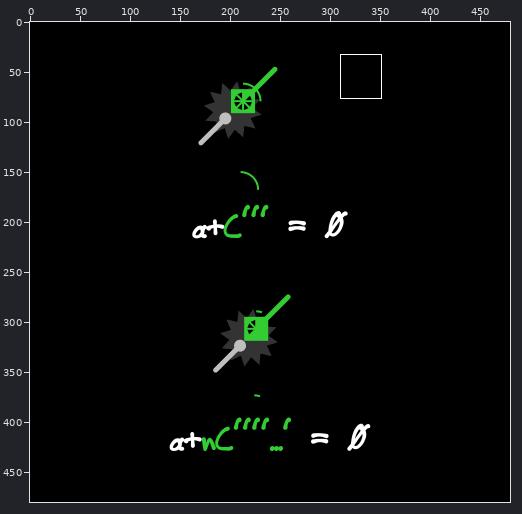
Sprite sheet -- assets/images/help/08.png. The picture above shows the old version from afar; the outline marks the close-up.
Close-up. The starting point:
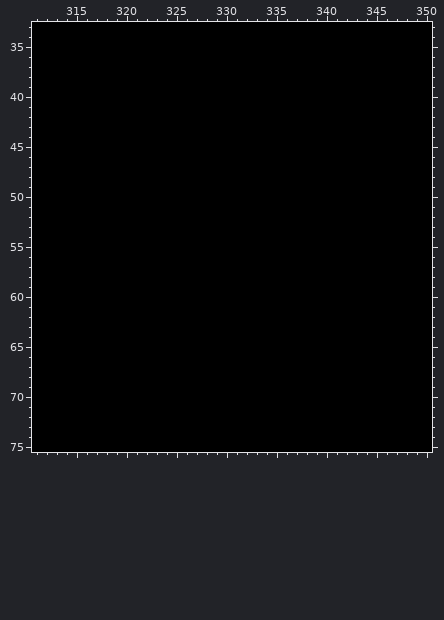
The file is 480x480 pixels. Colours within 5 levels of each other are drawn and written as one. Shown: x 311..350, y 33..75. The commit also changed other parts of the picture, which this record leaves out.
After the commit:
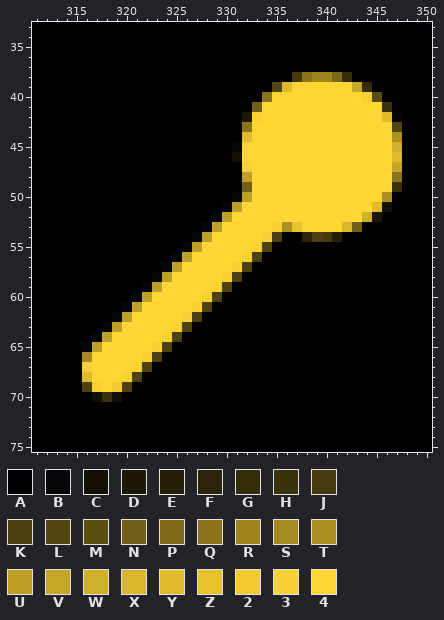
Palette (. is transparent): A #000000  B #060606  C #131004  D #1c1706  E #251f07  F #2b2409  G #352c0b  H #3b320c  J #453a0e  K #4e4110  L #544611  M #5b4c12  N #715f17  P #7c6819  Q #8b751c  R #9f8520  S #a58a21  T #ac9022  U #bfa026  V #c6a628  W #d0af2a  X #d9b62b  Y #e0bc2d  Z #e7c22e  2 #f2cb30  3 #f9d132  4 #ffd633
The edit:
@@ x 311..350 @@
 37 AAAAAAAAAAAAAAAAAAAAAAAAAAAAAAAAAAAAAAAA
-38 AAAAAAAAAAAAAAAAAAAAAAAAAAAAAAAAAAAAAAAA
-39 AAAAAAAAAAAAAAAAAAAAAAAAAAAAAAAAAAAAAAAA
-40 AAAAAAAAAAAAAAAAAAAAAAAAAAAAAAAAAAAAAAAA
-41 AAAAAAAAAAAAAAAAAAAAAAAAAAAAAAAAAAAAAAAA
-42 AAAAAAAAAAAAAAAAAAAAAAAAAAAAAAAAAAAAAAAA
-43 AAAAAAAAAAAAAAAAAAAAAAAAAAAAAAAAAAAAAAAA
-44 AAAAAAAAAAAAAAAAAAAAAAAAAAAAAAAAAAAAAAAA
-45 AAAAAAAAAAAAAAAAAAAAAAAAAAAAAAAAAAAAAAAA
-46 AAAAAAAAAAAAAAAAAAAAAAAAAAAAAAAAAAAAAAAA
-47 AAAAAAAAAAAAAAAAAAAAAAAAAAAAAAAAAAAAAAAA
-48 AAAAAAAAAAAAAAAAAAAAAAAAAAAAAAAAAAAAAAAA
-49 AAAAAAAAAAAAAAAAAAAAAAAAAAAAAAAAAAAAAAAA
-50 AAAAAAAAAAAAAAAAAAAAAAAAAAAAAAAAAAAAAAAA
-51 AAAAAAAAAAAAAAAAAAAAAAAAAAAAAAAAAAAAAAAA
-52 AAAAAAAAAAAAAAAAAAAAAAAAAAAAAAAAAAAAAAAA
-53 AAAAAAAAAAAAAAAAAAAAAAAAAAAAAAAAAAAAAAAA
-54 AAAAAAAAAAAAAAAAAAAAAAAAAAAAAAAAAAAAAAAA
-55 AAAAAAAAAAAAAAAAAAAAAAAAAAAAAAAAAAAAAAAA
-56 AAAAAAAAAAAAAAAAAAAAAAAAAAAAAAAAAAAAAAAA
-57 AAAAAAAAAAAAAAAAAAAAAAAAAAAAAAAAAAAAAAAA
-58 AAAAAAAAAAAAAAAAAAAAAAAAAAAAAAAAAAAAAAAA
-59 AAAAAAAAAAAAAAAAAAAAAAAAAAAAAAAAAAAAAAAA
-60 AAAAAAAAAAAAAAAAAAAAAAAAAAAAAAAAAAAAAAAA
-61 AAAAAAAAAAAAAAAAAAAAAAAAAAAAAAAAAAAAAAAA
-62 AAAAAAAAAAAAAAAAAAAAAAAAAAAAAAAAAAAAAAAA
-63 AAAAAAAAAAAAAAAAAAAAAAAAAAAAAAAAAAAAAAAA
-64 AAAAAAAAAAAAAAAAAAAAAAAAAAAAAAAAAAAAAAAA
-65 AAAAAAAAAAAAAAAAAAAAAAAAAAAAAAAAAAAAAAAA
-66 AAAAAAAAAAAAAAAAAAAAAAAAAAAAAAAAAAAAAAAA
-67 AAAAAAAAAAAAAAAAAAAAAAAAAAAAAAAAAAAAAAAA
-68 AAAAAAAAAAAAAAAAAAAAAAAAAAAAAAAAAAAAAAAA
-69 AAAAAAAAAAAAAAAAAAAAAAAAAAAAAAAAAAAAAAAA
-70 AAAAAAAAAAAAAAAAAAAAAAAAAAAAAAAAAAAAAAAA
+38 AAAAAAAAAAAAAAAAAAAAAAAAAAJQRRPGAAAAAAAA
+39 AAAAAAAAAAAAAAAAAAAAAAAALY444444VGAAAAAA
+40 AAAAAAAAAAAAAAAAAAAAAAAQ4444444443MAAAAA
+41 AAAAAAAAAAAAAAAAAAAAAAN444444444444HAAAA
+42 AAAAAAAAAAAAAAAAAAAAAD3444444444444YBAAA
+43 AAAAAAAAAAAAAAAAAAAAAQ44444444444444LAAA
+44 AAAAAAAAAAAAAAAAAAAAAY44444444444444TAAA
+45 AAAAAAAAAAAAAAAAAAAAB444444444444444WAAA
+46 AAAAAAAAAAAAAAAAAAAAC444444444444444YAAA
+47 AAAAAAAAAAAAAAAAAAAAA344444444444444VAAA
+48 AAAAAAAAAAAAAAAAAAAAAU44444444444444QAAA
+49 AAAAAAAAAAAAAAAAAAAAAN44444444444444HAAA
+50 AAAAAAAAAAAAAAAAAAAABU4444444444444TAAAA
+51 AAAAAAAAAAAAAAAAAAABU4444444444444YCAAAA
+52 AAAAAAAAAAAAAAAAAABU4444444444444WDAAAAA
+53 AAAAAAAAAAAAAAAAABU444443TZ4444XNAAAAAAA
+54 AAAAAAAAAAAAAAAABU444443KAAFKJEAAAAAAAAA
+55 AAAAAAAAAAAAAAABU444443KAAAAAAAAAAAAAAAA
+56 AAAAAAAAAAAAAABU444443KAAAAAAAAAAAAAAAAA
+57 AAAAAAAAAAAAABU444443KAAAAAAAAAAAAAAAAAA
+58 AAAAAAAAAAAABU444443KAAAAAAAAAAAAAAAAAAA
+59 AAAAAAAAAAABU444443KAAAAAAAAAAAAAAAAAAAA
+60 AAAAAAAAAABU444443KAAAAAAAAAAAAAAAAAAAAA
+61 AAAAAAAAABU444443KAAAAAAAAAAAAAAAAAAAAAA
+62 AAAAAAAABU444443KAAAAAAAAAAAAAAAAAAAAAAA
+63 AAAAAAABU444443KAAAAAAAAAAAAAAAAAAAAAAAA
+64 AAAAAABU444443KAAAAAAAAAAAAAAAAAAAAAAAAA
+65 AAAAABU444443KAAAAAAAAAAAAAAAAAAAAAAAAAA
+66 AAAAAS444443KAAAAAAAAAAAAAAAAAAAAAAAAAAA
+67 AAAAA344443KAAAAAAAAAAAAAAAAAAAAAAAAAAAA
+68 AAAAAY4443KAAAAAAAAAAAAAAAAAAAAAAAAAAAAA
+69 AAAAAK342KAAAAAAAAAAAAAAAAAAAAAAAAAAAAAA
+70 AAAAAACHCAAAAAAAAAAAAAAAAAAAAAAAAAAAAAAA
 71 AAAAAAAAAAAAAAAAAAAAAAAAAAAAAAAAAAAAAAAA
